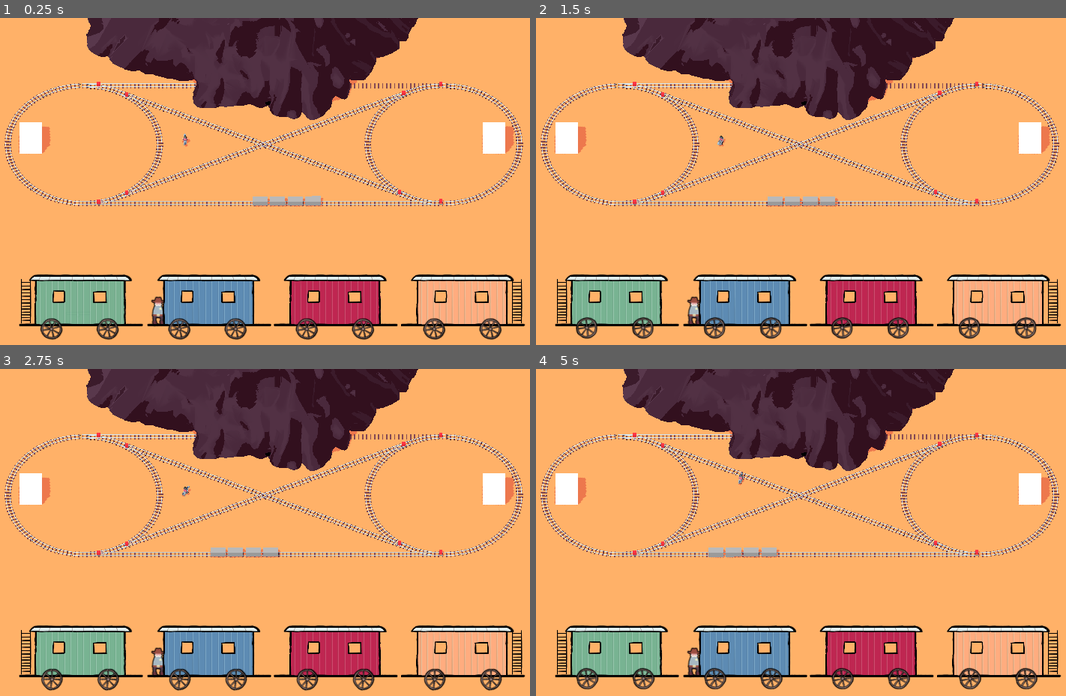
Above: before the commit, frames 1-4 (two rows, left to right).
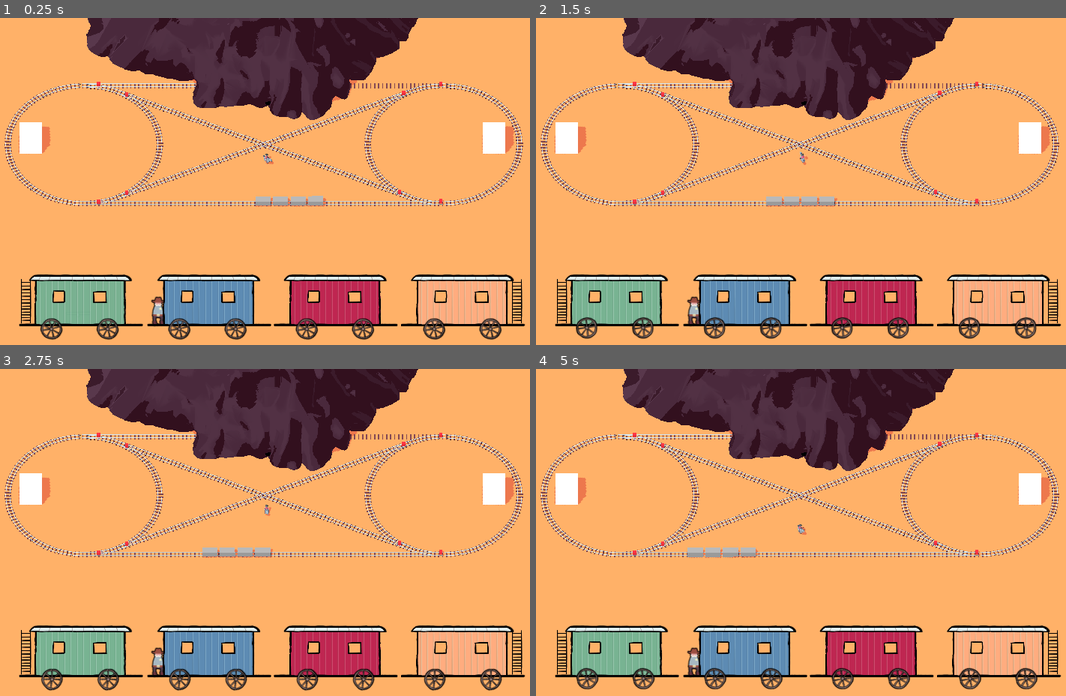
Above: after the commit, the same moments.

Repository: Miltage/train-heist
Game: Godot game, scene res://scenes/main.tscn
Same seed, same stepped clock (60 frames per second), same inputs: the game is played once before the commit and once after it.
Inputs (mouse positions are in pixels of both pictures, inside the frame that each line leads up to):
- Up to frame 1 (0.25 s): no input
- Up to frame 2 (1.5 s): move the mouse to (938, 168) at 0.52 s; hold D (steer_right) 0.53-1.28 s; click (938, 168) at 0.6 s; tap Space (jump) at 0.77 s; move the mouse to (684, 204) at 1.27 s; hold S (move_backward) from 1.28 s (still down); right-click (684, 204) at 1.35 s
- Up to frame 3 (2.75 s): tap Space (jump) at 1.52 s; move the mouse to (328, 463) at 2.02 s; release S (move_backward) at 2.03 s; hold D (steer_right) from 2.03 s (still down); click (328, 463) at 2.1 s
- Up to frame 4 (5 s): move the mouse to (774, 604) at 2.77 s; release D (steer_right) at 2.78 s; hold W (move_forward) 2.78-3.53 s; right-click (774, 604) at 2.85 s; tap Space (jump) at 3.02, 3.77, 4.52 s; move the mouse to (986, 588) at 3.52 s; hold A (steer_left) from 3.53 s (still down); click (986, 588) at 3.6 s; move the mouse to (626, 486) at 4.27 s; right-click (626, 486) at 4.35 s

The runs differ from the first frame. In frame 1, 0.2% of the frame differs, in the area x 34-62%, y 35-58%; in frame 2, 0.1%; in frame 3, 0.2%; in frame 4, 0.4%, in the area x 28-52%, y 31-58%.

Commit message:
Add game end screen

Diff:
--- /dev/null
+++ b/scenes/end_screen.tscn
@@ -0,0 +1,68 @@
+[gd_scene load_steps=2 format=3 uid="uid://nvt502tv3t5b"]
+
+[ext_resource type="Script" uid="uid://4d7t7lvrpf6s" path="res://scripts/EndScreen.gd" id="1_kq7ac"]
+
+[node name="EndScreen" type="Control"]
+process_mode = 3
+layout_mode = 3
+anchors_preset = 15
+anchor_right = 1.0
+anchor_bottom = 1.0
+grow_horizontal = 2
+grow_vertical = 2
+script = ExtResource("1_kq7ac")
+
+[node name="ColorRect" type="ColorRect" parent="."]
+layout_mode = 1
+anchors_preset = 15
+anchor_right = 1.0
+anchor_bottom = 1.0
+grow_horizontal = 2
+grow_vertical = 2
+color = Color(0, 0, 0, 0.529412)
+
+[node name="VBoxContainer" type="VBoxContainer" parent="."]
+layout_mode = 1
+anchors_preset = 15
+anchor_right = 1.0
+anchor_bottom = 1.0
+grow_horizontal = 2
+grow_vertical = 2
+alignment = 1
+
+[node name="Title" type="Label" parent="VBoxContainer"]
+unique_name_in_owner = true
+layout_mode = 2
+theme_override_font_sizes/font_size = 32
+text = "GAME OVER"
+horizontal_alignment = 1
+vertical_alignment = 1
+
+[node name="Reason" type="Label" parent="VBoxContainer"]
+unique_name_in_owner = true
+layout_mode = 2
+theme_override_font_sizes/font_size = 32
+text = "This is the reason"
+horizontal_alignment = 1
+vertical_alignment = 1
+
+[node name="Control" type="Control" parent="VBoxContainer"]
+custom_minimum_size = Vector2(0, 100)
+layout_mode = 2
+
+[node name="PlayAgainButton" type="Button" parent="VBoxContainer/Control"]
+layout_mode = 1
+anchors_preset = 8
+anchor_left = 0.5
+anchor_top = 0.5
+anchor_right = 0.5
+anchor_bottom = 0.5
+offset_left = -67.0
+offset_top = -19.0
+offset_right = 67.0
+offset_bottom = 20.0
+grow_horizontal = 2
+grow_vertical = 2
+text = "Play Again"
+
+[connection signal="pressed" from="VBoxContainer/Control/PlayAgainButton" to="." method="_on_play_again_button_pressed"]
--- a/scenes/main.tscn
+++ b/scenes/main.tscn
@@ -9,6 +9,8 @@
 [ext_resource type="PackedScene" uid="uid://dpe02uec1ahlq" path="res://scenes/player.tscn" id="7_o6xl0"]
 [ext_resource type="PackedScene" uid="uid://brbwxgxrrsa7n" path="res://scenes/train_2d.tscn" id="8_tipki"]
 [ext_resource type="Script" uid="uid://d12bwqopd3aij" path="res://scripts/Hideout.gd" id="9_85g3d"]
+[ext_resource type="PackedScene" uid="uid://bj8dmem6344pd" path="res://scenes/train_stop.tscn" id="10_choun"]
+[ext_resource type="PackedScene" uid="uid://nvt502tv3t5b" path="res://scenes/end_screen.tscn" id="11_ya4ey"]
 
 [sub_resource type="ShaderMaterial" id="ShaderMaterial_jyhfs"]
 render_priority = 0
@@ -303,7 +305,7 @@
 startingTrack = NodePath("../BottomTrack")
 
 [node name="Player" parent="." instance=ExtResource("7_o6xl0")]
-transform = Transform3D(1, 0, 0, 0, 1, 0, 0, 0, 1, -7, 0, -0.130847)
+transform = Transform3D(-0.703159, 0, -0.711033, 0, 1, 0, 0.711033, 0, -0.703159, 0.255774, 0, 1.90949)
 
 [node name="Train2D" parent="." instance=ExtResource("8_tipki")]
 position = Vector2(77, 515)
@@ -315,6 +317,16 @@
 [node name="CollisionShape3D" type="CollisionShape3D" parent="Hideout"]
 shape = SubResource("BoxShape3D_choun")
 
+[node name="SaloonStop" parent="." instance=ExtResource("10_choun")]
+transform = Transform3D(1, 0, 0, 0, 1, 0, 0, 0, 1, -21.8974, 0.0673518, -3.36891)
+
+[node name="BankStop" parent="." instance=ExtResource("10_choun")]
+transform = Transform3D(1, 0, 0, 0, 1, 0, 0, 0, 1, 22.5893, 0.0673518, 1.70207)
+
+[node name="EndScreen" parent="." instance=ExtResource("11_ya4ey")]
+visible = false
+
+[connection signal="train_stopped" from="Train" to="." method="_on_train_stopped"]
 [connection signal="body_entered" from="Hideout" to="Hideout" method="_on_body_entered"]
 [connection signal="body_exited" from="Hideout" to="Hideout" method="_on_body_exited"]
 
--- a/scenes/train.tscn
+++ b/scenes/train.tscn
@@ -8,6 +8,7 @@
 
 [node name="TrainCar" parent="." instance=ExtResource("1_68jl8")]
 transform = Transform3D(0.999992, 0, 0, 0, 1, 0, 0, 0, 0.999992, -0.0201145, -0.0248668, -0.0353775)
+first = true
 startingOffset = 15.0
 
 [node name="TrainCar2" parent="." instance=ExtResource("1_68jl8")]
@@ -22,3 +23,8 @@
 transform = Transform3D(0.999992, 0, 0, 0, 1, 0, 0, 0, 0.999992, 4.68022, -0.0248668, -0.0353775)
 last = true
 startingOffset = 10.5
+
+[node name="StopWait" type="Timer" parent="."]
+wait_time = 4.0
+
+[connection signal="timeout" from="StopWait" to="." method="_on_stop_wait_timeout"]
--- /dev/null
+++ b/scenes/train_stop.tscn
@@ -0,0 +1,15 @@
+[gd_scene load_steps=3 format=3 uid="uid://bj8dmem6344pd"]
+
+[ext_resource type="Script" uid="uid://cs3m3tbksmdex" path="res://scripts/TrainStop.gd" id="1_hh3lq"]
+
+[sub_resource type="BoxShape3D" id="BoxShape3D_gtsxh"]
+
+[node name="TrainStop" type="Area3D"]
+script = ExtResource("1_hh3lq")
+
+[node name="CollisionShape3D" type="CollisionShape3D" parent="."]
+transform = Transform3D(1, 0, 0, 0, 1, 0, 0, 0, 1, 0, 0.478585, 0)
+shape = SubResource("BoxShape3D_gtsxh")
+
+[connection signal="body_entered" from="." to="." method="_on_body_entered"]
+[connection signal="body_exited" from="." to="." method="_on_body_exited"]
--- /dev/null
+++ b/scripts/EndScreen.gd
@@ -0,0 +1,26 @@
+class_name EndScreen
+extends Control
+
+func _ready() -> void:
+	hide()
+	Globals.game_ended.connect(_on_game_ended)
+
+func _on_game_ended(reason:Globals.GameEndReason) -> void:
+	print("game ended!")
+
+	match (reason):
+		Globals.GameEndReason.CAUGHT_BY_SHERIFF: %Reason.text = "You were caught by the sheriff!"
+		Globals.GameEndReason.FOUND_ON_BOARD: %Reason.text = "You were found on board!"
+		Globals.GameEndReason.KILLED_IN_TUNNEL: %Reason.text = "You were killed in the tunnel!"
+		Globals.GameEndReason.COLLECTED_ALL_COINS: %Reason.text = "You collected all 5 coins!"
+
+	match (reason):
+		Globals.GameEndReason.CAUGHT_BY_SHERIFF: %Title.text = "YOU LOST!"
+		Globals.GameEndReason.FOUND_ON_BOARD: %Title.text = "YOU LOST!"
+		Globals.GameEndReason.KILLED_IN_TUNNEL: %Title.text = "YOU DIED!"
+		Globals.GameEndReason.COLLECTED_ALL_COINS: %Title.text = "YOU WON!"
+
+	show()
+
+func _on_play_again_button_pressed() -> void:
+	Globals.game_restarted.emit()
--- a/scripts/Globals.gd
+++ b/scripts/Globals.gd
@@ -1,4 +1,31 @@
 extends Node
+
+enum GameEndReason {
+    COLLECTED_ALL_COINS,
+    FOUND_ON_BOARD,
+    CAUGHT_BY_SHERIFF,
+    KILLED_IN_TUNNEL
+}
+
+enum GameState {
+    RUNNING,
+    OVER
+}
+
+signal game_ended(reason:GameEndReason)
+signal game_restarted
 
 var holdingCoin:bool = false
 var coinsCollected:int = 0
+var state:GameState
+
+func _init() -> void:
+    game_ended.connect(_on_game_ended)
+    game_restarted.connect(_on_game_restarted)
+
+func _on_game_ended(_reason:GameEndReason) -> void:
+    state = GameState.OVER
+    get_tree().paused = true
+
+func _on_game_restarted() -> void:
+    pass
--- a/scripts/Main.gd
+++ b/scripts/Main.gd
@@ -7,6 +7,9 @@
 func _ready() -> void:
 	train.player_boarded.connect(_on_player_boarded_train)
 	$Train2D.player_left.connect(_on_player_disembarked_train)
+	$SaloonStop.train_entered.connect(_on_train_reached_stop)
+	$BankStop.train_entered.connect(_on_train_reached_stop)
+	Globals.game_restarted.connect(_on_game_restarted)
 
 func _process(_delta: float) -> void:
 	pass
@@ -17,3 +20,15 @@
 
 func _on_player_disembarked_train() -> void:
 	$Player.boarded = false
+
+func _on_train_reached_stop() -> void:
+	train.stop()
+
+func _on_train_stopped() -> void:
+	print("train stopped")
+	if ($Player.boarded):
+		Globals.game_ended.emit(Globals.GameEndReason.FOUND_ON_BOARD)
+
+func _on_game_restarted() -> void:
+	get_tree().paused = false
+	get_tree().reload_current_scene()
--- a/scripts/Train.gd
+++ b/scripts/Train.gd
@@ -2,28 +2,48 @@
 extends Node3D
 
 signal player_boarded
+signal train_stopped
 
 @export var leftCircle:Path3D
 @export var rightCircle:Path3D
 @export var startingTrack:Path3D
 
-var speed:float = 1.5
+var speed:float = 0
+var targetSpeed:float = 2
 
+var _stopped:bool
 var _cars:Array
 
 func _ready() -> void:
-    for child in get_children():
-        var car:TrainCar = child as TrainCar
-        _cars.append(car)
-        car.leftCircle = leftCircle
-        car.rightCircle = rightCircle
-        car.set_track(startingTrack)
-        car.dir = 1
-        car.player_boarded.connect(_on_player_boarded)
+	for child in get_children():
+		if (child is TrainCar):
+			var car:TrainCar = child as TrainCar
+			_cars.append(car)
+			car.leftCircle = leftCircle
+			car.rightCircle = rightCircle
+			car.set_track(startingTrack)
+			car.dir = 1
+			car.player_boarded.connect(_on_player_boarded)
 
 func _process(_delta: float) -> void:
-    for car in _cars:
-        car.speed = speed
+	speed = move_toward(speed, targetSpeed, 0.05)
+
+	if (speed <= 0.01 && targetSpeed == 0):
+		if (!_stopped):
+			train_stopped.emit()
+			_stopped = true
+	else:
+		_stopped = false
+
+	for car in _cars:
+		car.speed = speed
 
 func _on_player_boarded() -> void:
-    player_boarded.emit()
+	player_boarded.emit()
+
+func stop() -> void:
+	targetSpeed = 0
+	$StopWait.start()
+
+func _on_stop_wait_timeout() -> void:
+	targetSpeed = 2
--- a/scripts/TrainCar.gd
+++ b/scripts/TrainCar.gd
@@ -4,7 +4,7 @@
 signal player_boarded
 
 @export var last:bool
-@export var leadingCar:TrainCar
+@export var first:bool
 @export var leftCircle:Path3D
 @export var rightCircle:Path3D
 @export var startingTrack:Path3D
--- /dev/null
+++ b/scripts/TrainStop.gd
@@ -0,0 +1,11 @@
+class_name TrainStop
+extends Area3D
+
+signal train_entered
+
+func _on_body_entered(body:Node3D) -> void:
+	if (body is TrainCar && (body as TrainCar).first):
+		train_entered.emit()
+
+func _on_body_exited(_body:Node3D) -> void:
+	pass # Replace with function body.
Not shown: 1 places in scenes/main.tscn that only renumber resources
Not shown, added: scripts/EndScreen.gd.uid
Not shown, added: scripts/TrainStop.gd.uid
